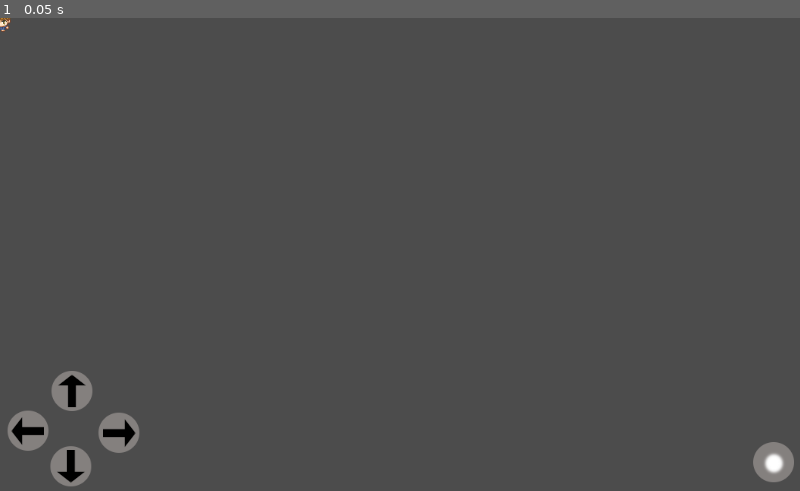
Above: before the commit, frame 1.
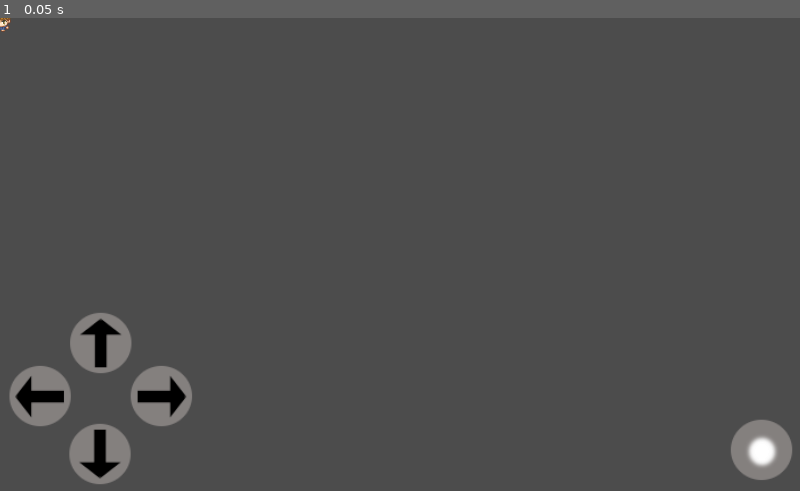
Above: after the commit, the same moment.

Repository: danielxf007/Multiplayer_Bomberman
Game: Godot game, scene res://player.tscn
The game is run twice, just before and just after one commit, with the same random seed, the same clock (stepped at 60 frames per second) and the same inputs. This scene is started directly instead of the project's main scene.
Inputs:
- Up to frame 1 (0.05 s): no input

The runs differ from the first frame. In frame 1, 4.2% of the frame differs, in the area x 1-100%, y 62-99%.

Commit message:
optimization

Diff:
--- a/player.gd
+++ b/player.gd
@@ -1,7 +1,8 @@
 extends KinematicBody2D
 
 const MOTION_SPEED = 90.0
-
+const VERTICAL_FRAMES: float = 12.0
+const HORIZONTAL_FRAMES: float = 8.0
 puppet var puppet_pos = Vector2()
 puppet var puppet_motion = Vector2()
 
@@ -101,3 +102,10 @@
 	self.game_board = board
 	self.coordinates_conversor = CoordinatesConversor.new(
 		self.game_board.cell_dim)
+
+func scale_rock() -> void:
+	var texture_dim: Vector2 = $sprite.texture.get_size()
+	texture_dim.x/= self.VERTICAL_FRAMES
+	texture_dim.y/= self.HORIZONTAL_FRAMES
+	self.scale.x=self.dimensions.first_element/texture_dim.x
+	self.scale.y=self.dimensions.second_element/texture_dim.y
--- a/player.tscn
+++ b/player.tscn
@@ -177,28 +177,33 @@
 [node name="PlayerInput" type="CanvasLayer" parent="."]
 
 [node name="Left" type="TouchScreenButton" parent="PlayerInput"]
-position = Vector2( 5, 511.909 )
+position = Vector2( 5, 450 )
+scale = Vector2( 1.5, 1.5 )
 normal = ExtResource( 4 )
 action = "move_left"
 
 [node name="Right" type="TouchScreenButton" parent="PlayerInput"]
-position = Vector2( 125, 514.63 )
+position = Vector2( 165, 450 )
+scale = Vector2( 1.5, 1.5 )
 normal = ExtResource( 5 )
 action = "move_right"
 
 [node name="Up" type="TouchScreenButton" parent="PlayerInput"]
-position = Vector2( 63, 459.523 )
+position = Vector2( 85, 380 )
+scale = Vector2( 1.5, 1.5 )
 normal = ExtResource( 6 )
 action = "move_up"
 
 [node name="Down" type="TouchScreenButton" parent="PlayerInput"]
-position = Vector2( 125.577, 623.952 )
+position = Vector2( 180, 623.952 )
 rotation = 3.14159
+scale = Vector2( 1.5, 1.5 )
 normal = ExtResource( 6 )
 action = "move_down"
 
 [node name="Bomb" type="TouchScreenButton" parent="PlayerInput"]
 position = Vector2( 1053.2, 618.511 )
 rotation = 3.14159
+scale = Vector2( 1.5, 1.5 )
 normal = ExtResource( 7 )
 action = "set_bomb"
